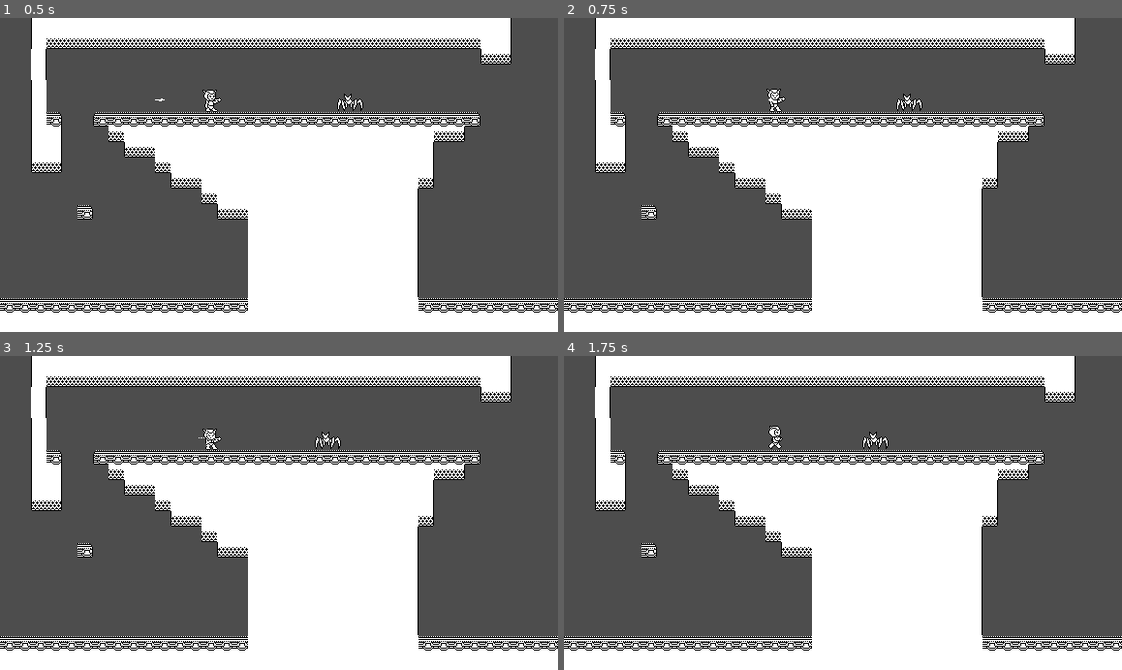
Above: before the commit, frames 1-4 (two rows, left to right).
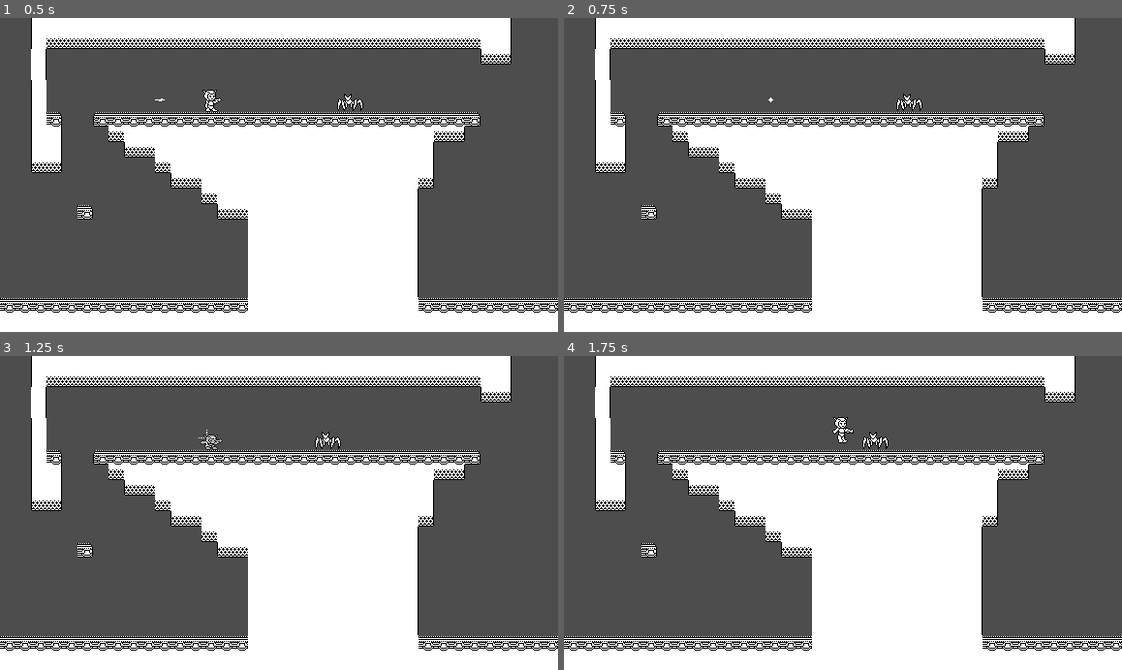
Above: after the commit, the same moments.

Repository: linkinmjs/sci-fy-jumper
Game: Godot game, scene res://scenes/level/LevelScenes/level_scene_test.tscn
Same seed, same stepped clock (60 frames per second), same inputs: the game is played once before the commit and once after it.
Inputs (mouse positions are in pixels of both pictures, inside the frame that each line leads up to):
- Up to frame 1 (0.5 s): no input
- Up to frame 2 (0.75 s): move the mouse to (965, 159) at 0.52 s; hold D (right) from 0.53 s (still down); hold Space (jump) from 0.53 s (still down); tap E (shoot) at 0.6 s
- Up to frame 3 (1.25 s): keep holding D (right); keep holding Space (jump)
- Up to frame 4 (1.75 s): keep holding D (right); move the mouse to (731, 528) at 1.27 s; release Space (jump) at 1.28 s; tap Space (jump) at 1.35, 1.52 s; tap E (shoot) at 1.55 s

Frame 1 is identical in both runs. In frame 2, 0.1% of the frame differs, in the area x 36-40%, y 22-30%; in frame 3, 0.2%; in frame 4, 0.3%, in the area x 36-52%, y 19-30%.

Commit message:
Add invuln and hurt to player

Diff:
--- a/godot/scenes/player/player.gd
+++ b/godot/scenes/player/player.gd
@@ -38,9 +38,14 @@
 const SPLAT_IMPACT_THRESHOLD := 550.0
 
 # --- Disparo ---
-const SHOOT_DURATION: float = 1
+const SHOOT_DURATION: float = 1.0
 var shoot_time_left: float = 0.0
 var shoot_just: bool = false
+
+# --- Daño / i-frames ---
+@export var HURT_FREEZE_TIME: float = 0.30
+@export var INVULN_TIME: float = 1.00
+var invulnerable: bool = false
 
 # --- Inputs ---
 var left: bool = false
@@ -54,10 +59,22 @@
 @onready var splat_timer: Timer = $SplatTimer
 @onready var debug_label: Label = $DebugLabel
 @onready var laser_marker: Marker2D = $LaserMarker
+@onready var hurt_freeze_timer: Timer = $HurtFreezeTimer
+@onready var invuln_timer: Timer = $InvulnTimer
 
 func _ready() -> void:
+	# Timers defensivos
 	splat_timer.timeout.connect(_on_splat_timer_timeout)
-	hurtbox.area_entered.connect(_on_area_entered)
+	hurt_freeze_timer.one_shot = true
+	invuln_timer.one_shot = true
+	hurt_freeze_timer.wait_time = HURT_FREEZE_TIME
+	invuln_timer.wait_time = INVULN_TIME
+	hurt_freeze_timer.timeout.connect(_on_hurt_freeze_timeout)
+	invuln_timer.timeout.connect(_on_invuln_timeout)
+
+	# Hurtbox: conectar ambas señales por compatibilidad (Area2D y PhysicsBody2D)
+	hurtbox.area_entered.connect(_on_hurt_area_entered)
+	hurtbox.body_entered.connect(_on_hurt_body_entered)
 
 func _physics_process(delta: float) -> void:
 	handle_input(delta)
@@ -80,7 +97,7 @@
 	left  = Input.is_action_pressed("left")
 	right = Input.is_action_pressed("right")
 	jump  = Input.is_action_pressed("jump")
-	shoot_just    = Input.is_action_just_pressed("shoot")
+	shoot_just = Input.is_action_just_pressed("shoot")
 
 	if Input.is_action_just_pressed("toggle_debug"):
 		debug_visible = !debug_visible
@@ -89,24 +106,21 @@
 	if debug_visible and Input.is_action_just_pressed("left_click"):
 		global_position = get_global_mouse_position()
 
-	# Dirección (la leemos siempre)
+	# Dirección (la leemos siempre para 'facing')
 	if left:
 		direction = -1
 	elif right:
 		direction = 1
 	else:
 		direction = 0
-
-	# Actualizar "facing"
 	if direction != 0:
 		facing = direction
 
-	# En SPLAT no se procesa nada más
-	if state == PlayerState.SPLAT:
+	# En SPLAT o HITTED no se procesa nada más
+	if state in [PlayerState.SPLAT, PlayerState.HITTED]:
 		return
 
 	# --- DISPARO (en piso) ---
-	# permitimos disparar estando quieto o caminando; ignoramos en el aire
 	if shoot_just and is_grounded and state in [PlayerState.IDLE, PlayerState.WALKING]:
 		shoot_laser()
 		shoot_time_left = SHOOT_DURATION
@@ -118,24 +132,21 @@
 			velocity.x = 0
 		return
 
-	# Mientras dure el disparo, mantenemos la intención:
+	# Durante disparo
 	if state == PlayerState.SHOOTING_IDLE:
 		velocity.x = 0
 		return
 	if state == PlayerState.SHOOTING_WALKING:
 		velocity.x = direction * MOVE_SPEED
-		# si el jugador suelta dirección durante el disparo, queda en shooting_idle
 		if direction == 0:
 			state = PlayerState.SHOOTING_IDLE
 		return
 
 	# --- SALTO CARGADO ---
-	# Inicio de carga (desde IDLE/WALKING en el piso)
 	if state in [PlayerState.IDLE, PlayerState.WALKING] and jump and is_grounded:
 		state = PlayerState.CHARGING
-		velocity.x = 0  # frena inmediatamente
-
-	# Mientras cargo, bloqueo lateral
+		velocity.x = 0
+
 	if state == PlayerState.CHARGING:
 		velocity.x = 0
 		if jump:
@@ -156,22 +167,13 @@
 			velocity.x = 0
 
 func shoot_laser() -> void:
-	# 1) instanciar
 	var laser: Node = laser_scene.instantiate()
-
-	# 2) calcular posición de spawn usando el marker,
-	#    pero espejando el offset cuando miramos a la izquierda.
 	var local_offset: Vector2 = laser_marker.global_position - global_position
-	local_offset.x *= facing  # espejo horizontal si facing = -1
+	local_offset.x *= facing
 	var spawn_pos: Vector2 = global_position + local_offset
 	laser.global_position = spawn_pos
-
-	# 3) pasar dirección al láser (1 der, -1 izq) y orientar su sprite
-	#    (usa el campo "dir" que agregamos en el láser)
 	if "dir" in laser:
 		laser.dir = facing
-
-	# 4) agregar al mismo padre que el player (hermano en la escena)
 	add_sibling(laser)
 
 func start_jump() -> void:
@@ -179,31 +181,28 @@
 	jump_power = 0.0
 	state = PlayerState.JUMPING
 	velocity.y = -MAX_JUMP_HEIGHT * power
-	velocity.x = direction * 150.0  # poné 0 si querés salto vertical puro
+	velocity.x = direction * 150.0
 
 func apply_gravity(delta: float) -> void:
+	# En HITTED no cae (freeze), en SPLAT tampoco (forzamos vel a 0 en handle_state)
 	if state in [PlayerState.FALLING, PlayerState.JUMPING]:
 		velocity.y += GRAVITY * delta
 		if velocity.y > MAX_FALL_SPEED:
 			velocity.y = MAX_FALL_SPEED
 
 func move_character() -> void:
-	var pre_velocity := velocity  # para medir impacto
+	var pre_velocity := velocity
 	move_and_slide()
 
-	# piso actual y detección de aterrizaje
 	var prev_grounded := is_grounded
 	is_grounded = is_on_floor()
 	landed_this_frame = (not prev_grounded) and is_grounded
 
-	# velocidad de impacto vertical (antes de colisionar)
 	impact_speed_y = absf(pre_velocity.y)
 
-	# si quedé en el aire y no estoy en JUMPING ni SPLAT, aseguro FALLING
-	if not is_grounded and state not in [PlayerState.JUMPING, PlayerState.SPLAT]:
+	if not is_grounded and state not in [PlayerState.JUMPING, PlayerState.SPLAT, PlayerState.HITTED]:
 		state = PlayerState.FALLING
 
-	# rebote lateral en el aire
 	for i in range(get_slide_collision_count()):
 		var collision := get_slide_collision(i)
 		var normal := collision.get_normal()
@@ -216,26 +215,24 @@
 			break
 
 func handle_state(delta: float) -> void:
+	# HITTED (freeze total)
 	if state == PlayerState.HITTED:
-		velocity.x = 0.0
-		velocity.y = 0.0
-		await get_tree().create_timer(1).timeout
-		state = PlayerState.IDLE
+		velocity = Vector2.ZERO
+		# (El paso a IDLE/WALKING ocurre en _on_hurt_freeze_timeout)
+		return
 
 	# Aire: JUMPING -> FALLING
 	if state == PlayerState.JUMPING and velocity.y > 0.0:
 		state = PlayerState.FALLING
 
-	# Aterrizaje: solo el frame que tocamos suelo
+	# Aterrizaje
 	if landed_this_frame and state in [PlayerState.FALLING, PlayerState.JUMPING]:
 		if impact_speed_y > SPLAT_IMPACT_THRESHOLD:
 			state = PlayerState.SPLAT
-			velocity.x = 0.0
-			velocity.y = 0.0
+			velocity = Vector2.ZERO
 			if splat_timer:
 				splat_timer.start()
 		else:
-			# si venía disparando en el aire, al caer lo ignoramos y volvemos a base
 			if direction != 0:
 				state = PlayerState.WALKING
 				velocity.x = direction * MOVE_SPEED
@@ -243,14 +240,12 @@
 				state = PlayerState.IDLE
 				velocity.x = 0.0
 
-	# BLOQUE SPLAT: inmóvil y salida defensiva
+	# SPLAT: inmóvil y salida defensiva
 	if state == PlayerState.SPLAT:
-		velocity.x = 0.0
-		velocity.y = 0.0
+		velocity = Vector2.ZERO
 		if not is_grounded:
 			state = PlayerState.FALLING
 			return
-		# si terminó el timer, salir según input
 		if splat_timer == null or splat_timer.is_stopped():
 			if direction != 0:
 				state = PlayerState.WALKING
@@ -272,9 +267,66 @@
 		else:
 			state = PlayerState.FALLING
 
+func _on_splat_timer_timeout() -> void:
+	if state == PlayerState.SPLAT:
+		if is_grounded and direction != 0:
+			state = PlayerState.WALKING
+			velocity.x = direction * MOVE_SPEED
+		else:
+			state = PlayerState.IDLE
+			velocity.x = 0.0
+
+# ---------------------------
+#   HURT / INVULNERABILITY
+# ---------------------------
+func _on_hurt_area_entered(_area: Area2D) -> void:
+	_try_enter_hurt()
+
+func _on_hurt_body_entered(_body: Node2D) -> void:
+	_try_enter_hurt()
+
+func _try_enter_hurt() -> void:
+	# si está invulnerable, ignorar
+	if invulnerable:
+		return
+	# Entrar a HITTED desde cualquier estado
+	state = PlayerState.HITTED
+	velocity = Vector2.ZERO
+	# cancelar disparo en curso
+	shoot_time_left = 0.0
+	# arrancar freeze e invulnerabilidad
+	invulnerable = true
+	hurt_freeze_timer.start()
+	invuln_timer.start()
+	# (opcional) feedback visual: parpadeo
+	animated_sprite_2d.modulate.a = 0.6
+
+func _on_hurt_freeze_timeout() -> void:
+	# Termina el “parálisis”; elegir estado base
+	if state == PlayerState.HITTED:
+		if is_grounded and direction != 0:
+			state = PlayerState.WALKING
+			velocity.x = direction * MOVE_SPEED
+		elif is_grounded:
+			state = PlayerState.IDLE
+			velocity.x = 0.0
+		else:
+			state = PlayerState.FALLING
+
+func _on_invuln_timeout() -> void:
+	# Fin de i-frames
+	invulnerable = false
+	animated_sprite_2d.modulate.a = 1.0
+
 func add_animation() -> void:
 	# flip por orientación
 	animated_sprite_2d.flip_h = (facing == -1)
+
+	# parpadeo simple durante i-frames (opcional)
+	if invulnerable:
+		animated_sprite_2d.visible = (int(Time.get_ticks_msec() / 100) % 2) == 0
+	else:
+		animated_sprite_2d.visible = true
 
 	match state:
 		PlayerState.IDLE:
@@ -298,20 +350,6 @@
 		_:
 			pass
 
-func _on_area_entered(area: Area2D) -> void:
-	#await get_tree().create_timer(1).timeout
-	state = PlayerState.HITTED
-
-func _on_splat_timer_timeout() -> void:
-	# salida inmediata de SPLAT (handle_state también contempla salida defensiva)
-	if state == PlayerState.SPLAT:
-		if is_grounded and direction != 0:
-			state = PlayerState.WALKING
-			velocity.x = direction * MOVE_SPEED
-		else:
-			state = PlayerState.IDLE
-			velocity.x = 0.0
-
 # --- Debug ---
 func update_debug_info() -> void:
 	var lines := []
@@ -322,5 +360,5 @@
 	lines.append("IMPACT_Y: %.1f (thr:%.0f)" % [impact_speed_y, SPLAT_IMPACT_THRESHOLD])
 	lines.append("DIR: %d  FACING: %d" % [direction, facing])
 	lines.append("JUMP_PWR: %.2f" % jump_power)
-	lines.append("SHOOT_T: %.2f" % shoot_time_left)
+	lines.append("SHOOT_T: %.2f  INVULN:%s" % [shoot_time_left, invulnerable])
 	debug_label.text = "\n".join(lines)
--- a/godot/scenes/player/player.tscn
+++ b/godot/scenes/player/player.tscn
@@ -325,3 +325,10 @@
 
 [node name="LaserMarker" type="Marker2D" parent="."]
 position = Vector2(14, -14)
+
+[node name="HurtFreezeTimer" type="Timer" parent="."]
+wait_time = 0.3
+one_shot = true
+
+[node name="InvulnTimer" type="Timer" parent="."]
+one_shot = true
